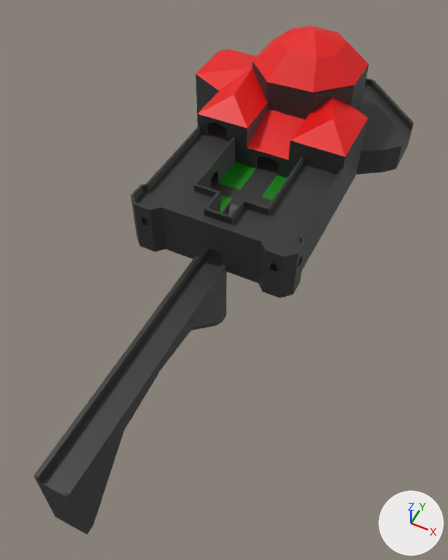
An edit to the Blender file Assets/Models/ShaderCastle/Entrance.blend, drawn before and after from the same camera.
Both versions are drawn from a 50 mm lens placed at (24.8, -36.3, 52.8), pointed at (1.8, 9.7, -4.7). The axes (+X, +Y, +Z) are drawn at lower right. The lights are the same throughout. The first picture is the older version.

The first picture shows 'Floor +1 -col', 'Floor +2 -col', 'Floor -1 -col', 'Floor 0 -col', 'Floor 0 Grass -col', 'Floor 0 Path -col', 'Roof'.
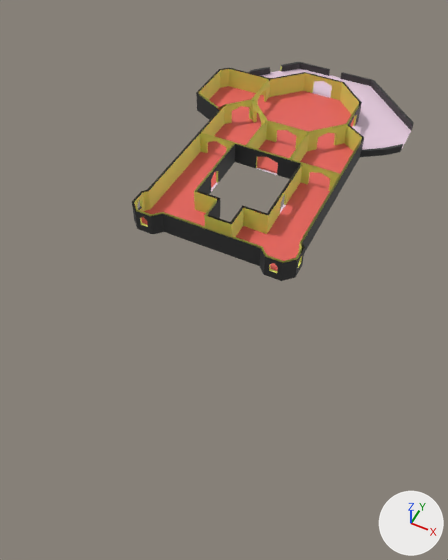
Diff of the bpy script that builds the scene:
```diff
--- a/Assets/Models/ShaderCastle/Entrance.blend.py
+++ b/Assets/Models/ShaderCastle/Entrance.blend.py
@@ mat_roof_inside @@
+mat_roof_inside = principled_material('Roof inside')
+mat_roof_inside.base_color = (0.8, 0.187, 0.178)  # pink #e77875
@@ me_plane_011 @@
-me_plane_011.from_pydata(...)  # 725 vertices, 577 faces, 7 loose edges; spans x -15.3..15.0, y 8.7..53.3, z 0.0..3.0
+me_plane_011.from_pydata(...)  # 709 vertices, 566 faces, 7 loose edges; spans x -15.3..15.0, y 8.7..53.3, z 0.0..3.0
+# me_plane_011 part 1
+# 16 vertices are removed from x -10.8..10.8, y 8.7..11.0, z 0.0..1.0
+# 29 faces are deleted
+# 7 new faces join them, mat_wall_inside (yellow #e5e76f)
+# 4 new faces join them, mat_floor_inside (red #e7635e)
+# 5 new faces join them, mat_333333 (dark grey #333333)
+# 2 new faces join them, mat_floor_outside (pale pink #e7ccde)
+# me_plane_011 part 2: 2 faces spanning x -5.0..5.0, y 19.0..21.0, z 0.0 switch from mat_333333 (dark grey #333333) to mat_floor_outside (pale pink #e7ccde)
+# me_plane_011 part 3: 5 faces spanning x -15.0..1.8, y 10.0..43.0, z 0.0..3.0 switch from mat_333333 (dark grey #333333) to mat_floor_inside (red #e7635e)
+# me_plane_011 part 4: 373 faces spanning x -15.0..10.8, y 8.7..51.0, z 0.0..3.0 switch from mat_333333 (dark grey #333333) to mat_wall_inside (yellow #e5e76f)
@@ me_plane_001 @@
 me_plane_001.from_pydata(...)  # 150 vertices, 114 faces; spans x -15.3..15.0, y -22.0..53.3, z -9.0..3.0
+# me_plane_001 part 5: all 8 faces centred in x 0.0, y -20.9..15.5, z 0.0..1.5 switch from mat_333333 (dark grey #333333) to mat_floor_outside (pale pink #e7ccde)
@@ me_plane_004 @@
 me_plane_004.from_pydata(...)  # 18 vertices, 1 face; spans x -4.7..4.7, y 15.0..26.0, z 0.0
-me_plane_004.materials.append(mat_333333)  # dark grey #333333
+me_plane_004.materials.append(mat_floor_outside)  # pale pink #e7ccde
@@ me_plane_007 @@
-me_plane_007.from_pydata(...)  # 49 vertices, 31 faces; spans x -15.3..10.3, y 25.9..47.3, z -2.0..8.6
+me_plane_007.from_pydata(...)  # 92 vertices, 61 faces; spans x -15.3..10.3, y 25.9..47.3, z -2.0..8.7
+# me_plane_007 part 6
+# 5 vertices are removed from x -3.3..7.3, y 26.0..37.1, z -2.0..4.0
+# 17 faces are deleted
+# 2 vertices move from x 3.0..5.0, y 33.0..35.0, z 1.0..3.0 to x 3.0..5.3, y 32.7..34.8, z 1.0..3.0
+# 48 vertices are added at x -15.0..10.0, y 26.3..47.0, z -2.0..8.7
+# 30 new faces join them, mat_roof_inside (pink #e77875)
+# 17 new faces join them, mat_roof (red #e70000)
+# me_plane_007 part 7: 8 faces spanning x -4.0..4.0, y 36.0..44.0, z 7.0..8.6 switch from mat_roof (red #e70000) to mat_roof_inside (pink #e77875)
@@ me_plane_008 @@
-me_plane_008.from_pydata(...)  # 480 vertices, 337 faces; spans x -15.3..10.8, y 8.7..47.3, z 3.0..6.0
+me_plane_008.from_pydata(...)  # 537 vertices, 341 faces; spans x -15.3..10.8, y 8.7..47.3, z 2.7..6.0
+# me_plane_008 part 8: 2 vertices removed from x -7.5, y 26.0..26.3, z 3.0
+# me_plane_008 part 9: 3 faces spanning x -10.5..10.5, y 9.0..26.3, z 3.0 switch from mat_333333 (dark grey #333333) to mat_floor_outside (pale pink #e7ccde)
+# other edits to the shape of me_plane_008 do not show in these pictures
+me_plane_008.materials.append(mat_floor_inside)  # red #e7635e
+me_plane_008.materials.append(mat_wall_inside)  # yellow #e5e76f
@@ ob_floor__1__col @@
 ob_floor__1__col.location = (0.0, 0.0, -3.0)
+ob_floor__1__col.hide_set(True)
@@ ob_floor_0_path__col @@
 ob_floor_0_path__col.location = (0.0, 0.0, 0.0)
+ob_floor_0_path__col.hide_set(True)
@@ ob_floor_0_grass__col @@
 ob_floor_0_grass__col.location = (0.0, 0.0, 0.0)
+ob_floor_0_grass__col.hide_set(True)
@@ ob_floor__2__col @@
 ob_floor__2__col.location = (0.0, 0.0, 0.0)
+ob_floor__2__col.hide_set(True)
@@ ob_roof @@
 ob_roof.location = (0.0, 0.0, 5.0)
+ob_roof.hide_set(True)
@@ ob_floor__1__col_1 @@
 ob_floor__1__col_1.location = (0.0, 0.0, 0.0)
+ob_floor__1__col_1.hide_set(True)
```

Pixel boxes (x1, y1, x2, y2) of what changed, in the pictures (448 x 560 px):
'Floor -1 -col', hidden: before (34, 111, 412, 534)
'Floor +1 -col', hidden: before (131, 74, 368, 263)
'Roof', hidden (red): before (196, 26, 369, 160)
'Floor +2 -col', hidden: before (252, 62, 369, 114)
'Floor 0 Path -col', hidden: before (213, 169, 277, 213)
'Floor 0 Grass -col', hidden (green): before (219, 162, 287, 213)
part 1 of me_plane_011, cut back: before (141, 85, 411, 279); after (138, 69, 411, 279)
part 2 of me_plane_011, recoloured: before (211, 182, 218, 189); after (211, 182, 286, 213)
part 3 of me_plane_011, recoloured (red): after (207, 86, 265, 158)
part 4 of me_plane_011, recoloured: before (140, 158, 302, 270); after (134, 66, 362, 270)
part 5 of me_plane_001, recoloured: before (40, 204, 237, 497)
part 6 of me_plane_007, cut back (red): before (247, 29, 369, 160)
part 7 of me_plane_007, recoloured (red): before (280, 26, 347, 58)
part 8 of me_plane_008, deleted: before (207, 123, 226, 141)
part 9 of me_plane_008, recoloured: before (135, 134, 337, 255)
